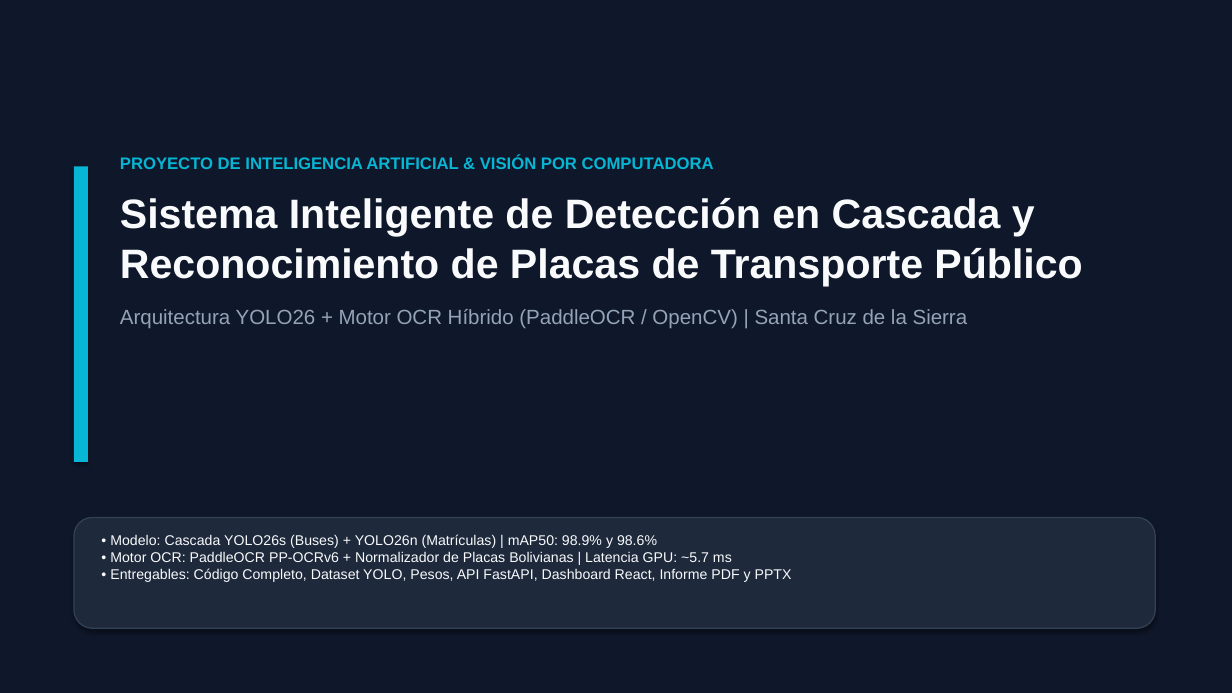
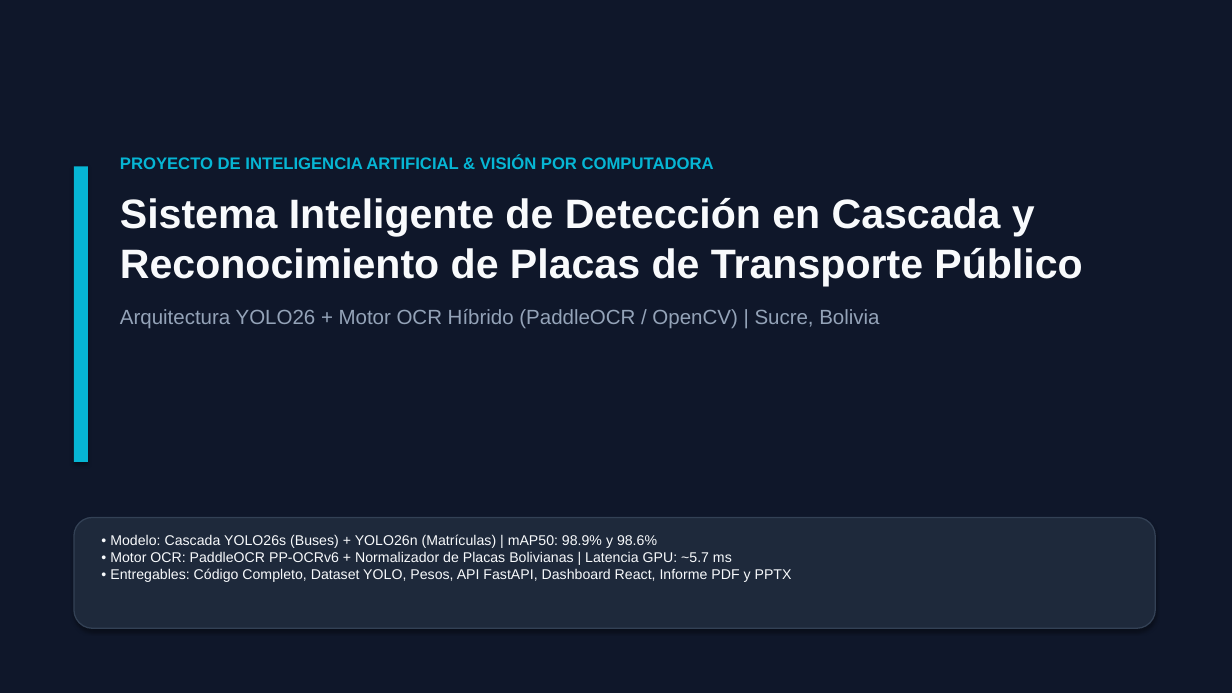
Before and after one commit to Fernando123Duran/placas-micros, a slide deck: slide 1 of docs/PRESENTACION_PROYECTO.pptx. Drawn at 1232x693 pixels with LibreOffice and Linux fonts; fonts in the diff are those of the drawing. Boxes give left, top, right and bottom in pixels: in the first picture for what was removed or moved away, otherwise in the second. Text is boxed around its words. In the diff, an @@ line names an element or a change of style, - is before the commit and + after.

Commit message:
docs: ajustar contexto de aplicación a Sucre e integrar captura activa de inferencia con placa 1026PKF

```diff
--- a/docs/PRESENTACION_PROYECTO.pptx
+++ b/docs/PRESENTACION_PROYECTO.pptx
@@ text at (x1=120, y1=309, x2=879, y2=328): text changed @@
-Arquitectura YOLO26 + Motor OCR Híbrido (PaddleOCR / OpenCV) | Santa Cruz de la Sierra
+Arquitectura YOLO26 + Motor OCR Híbrido (PaddleOCR / OpenCV) | Sucre, Bolivia
```
Also in this commit, not shown: 1 other slide changed, 7 other files.
